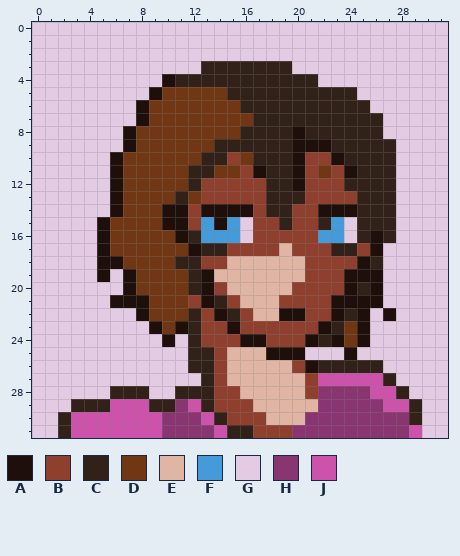
Two states of a pixel-art sprite, ui/victory_screen_ui/textures/mina_portrait.png. That is the earlier state.
The file is 32x32 pixels.
Palette (. is transparent): A #1e0f0b  B #8f3f2e  C #312118  D #713714  E #e0b5a4  F #459ad9  G #e3cbe3  H #883571  J #cc52ab
Now the later version:
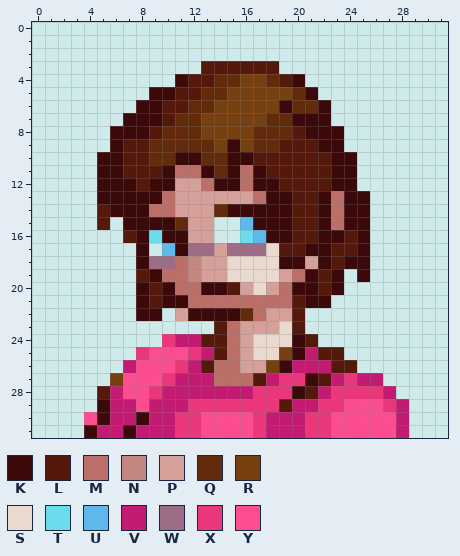
Colours new in this view: K #3b0909  L #55190b  M #bb6f68  N #c38781  P #d59f9a  Q #622c0c  R #774011  S #ead9ce  T #6adcee  U #5eb8ec  V #c31b71  W #9d6c86  X #ea367b  Y #fd4d91
Commit: redrawn portraits
What changed:
{"colour":"G","old":"#e3cbe3","new":"#ceeaea"}
{"y":3,"x":13,"old":"CCCCCCC","new":"LLLLLLG"}
{"y":4,"x":10,"old":"ACCCCCCCCCCC","new":"GKLLQQRRQLKG"}
{"y":5,"x":9,"old":"ADDDDDCCCCCCCCCC","new":"KKLLQQRRRRRQKGGG"}
{"y":6,"x":8,"old":"ADDDDDDDCCCCCCCCCC","new":"KKLLQQRRRRRKQQKGGG"}
{"y":7,"x":7,"old":"GADDDDDDDDCCCCCCCCCC","new":"KKKLQQRRRRRQQKKKGGGG"}
{"y":8,"x":6,"old":"GADDDDDDDDCCCCACCCCCC","new":"KKKLQQQRRRRQQQLKKKGGG"}
{"y":9,"x":6,"old":"GADDDDDDCCCCCCAAACCCCC","new":"KLLQQQQQRKRQQLLLKKGGGG"}
{"y":10,"x":5,"old":"GADDDDDDCCBDCCCABBACCCC","new":"KKLLQQKKQQKKLLLLLLKKGGG"}
{"y":11,"x":5,"old":"GADDDDDCCDDBACCABDBACCC","new":"KKLLLKMMKQKMKLLLLLKKGGG"}
{"y":12,"x":5,"old":"GADDDDDCBBBBBCCABBBCCCC","new":"KKKLKKPPMKKMKKLLLLKKGGG"}
{"y":13,"x":5,"old":"GADDDDCDBBBBBCCCBBBBCCC","new":"KKKKKMPPPPPPMKKLLKMKKGG"}
{"y":14,"x":5,"old":"GADDDAABAAAABCCBBAAACCC","new":"LKKKMMPPPQKKKKKLLKMKKGG"}
{"y":15,"x":5,"old":"ADDDDAABFAFGBBCBBCFGCCC","new":"LGKKKKQPPGGUKKKLLKMKKGG"}
{"y":16,"x":5,"old":"ADDDDDACFFFGBBBBBFFGCAC","new":"GGLKTKKPPGGTUKKLLKKLKGG"}
{"y":17,"x":5,"old":"ADDDDDDACCBBBBEBBBCCBA","new":"GGGKGUKWWPWWWSLLKKLLKG"}
{"y":18,"x":5,"old":"AADDDDCCBBEEEEEEBBBBAC","new":"GGGKWWMNPPSSSSKKPKLKKG"}
{"y":19,"x":5,"old":"A","new":"G"}
{"y":19,"x":7,"old":"ADDDDCAEEEEEEEBBBAAA","new":"GLKMMNPPSSSSPMKLKGKG"}
{"y":20,"x":7,"old":"ADDDDCABEEEEEBBBBACA","new":"GKLKMMKKLPSPMKKLKGGG"}
{"y":21,"x":6,"old":"AAADDDBACBEEEBBBBAAAA","new":"GGKLKKMMMMMMMMLKKGGGG"}
{"y":22,"x":8,"old":"ADDDCBACBEEAABBACA","new":"KKGPKKKKQMPPLGGGGG"}
{"y":22,"x":27,"old":"A","new":"G"}
{"y":23,"x":9,"old":"ADACBBABBBBBBACDA","new":"GGGGGLMPPPSLGGGGG"}
{"y":24,"x":10,"old":"AGCBBBAABBBACADA","new":"XVVLLMPSSSKLGGGG"}
{"y":25,"x":8,"old":"GGGGCCBEEEAAAGGGA","new":"XYYYXVLMPSSRKVLLG"}
{"y":26,"x":7,"old":"GGGGGCCBEEEEEBACCCCC","new":"VYYYXVLMMPPRKVVVLLGG"}
{"y":27,"x":6,"old":"GGGGGGGCBEEEEEEBJJJJJC","new":"RYYYXVVVMMMLVXXKLVXVVG"}
{"y":28,"x":5,"old":"GCCCGGCCCBBEEEEEBHHHHJJC","new":"LVYYXVVVVVVVXXXKLVXXXXVG"}
{"y":29,"x":3,"old":"CCCJJJCCHJCBBBEEEEEHHHHHJJC","new":"GGKVVYVVVXXXXXXXLVVXXYYYXVG"}
{"y":30,"x":2,"old":"CJJJJJJJHHHJCBBBEEEHHHHHHHHC","new":"GGYKVVKVVXXYYYYXVVVXXYYYYYVG"}
{"y":31,"x":2,"old":"CJJJJJJJHHHHJCCBBBHHHHHHHHHJ","new":"GGKVVKVVVXXYYYYXVVVXXYYYYYVG"}
{"label":"changed","picture_box":[32,22,448,438]}
